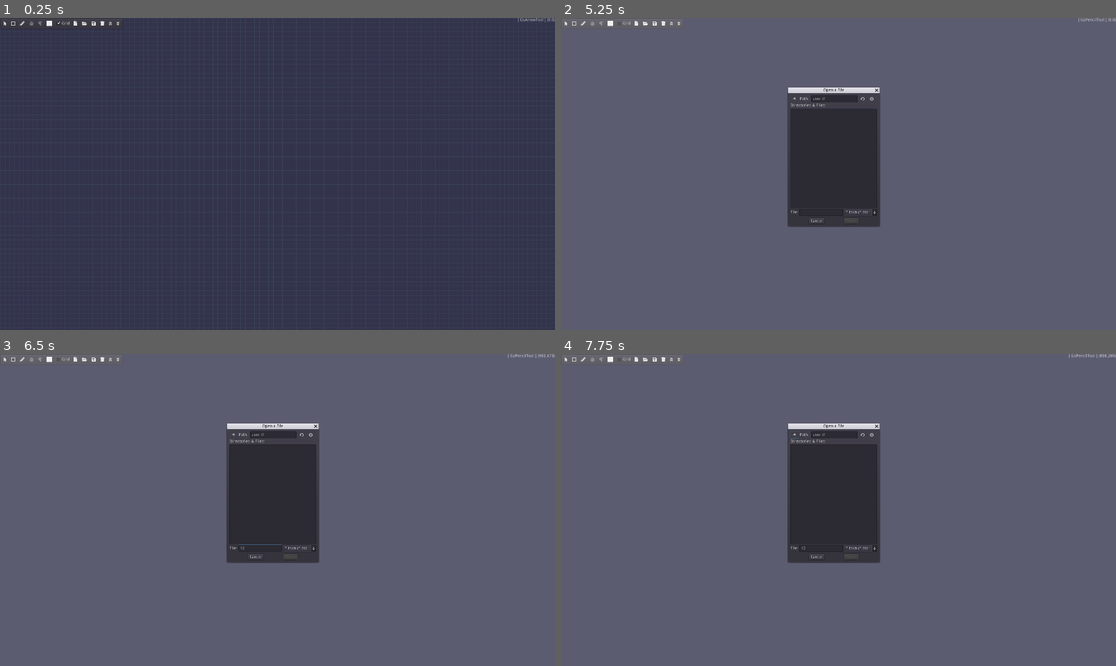
Above: before the commit, frames 1-4 (two rows, left to right).
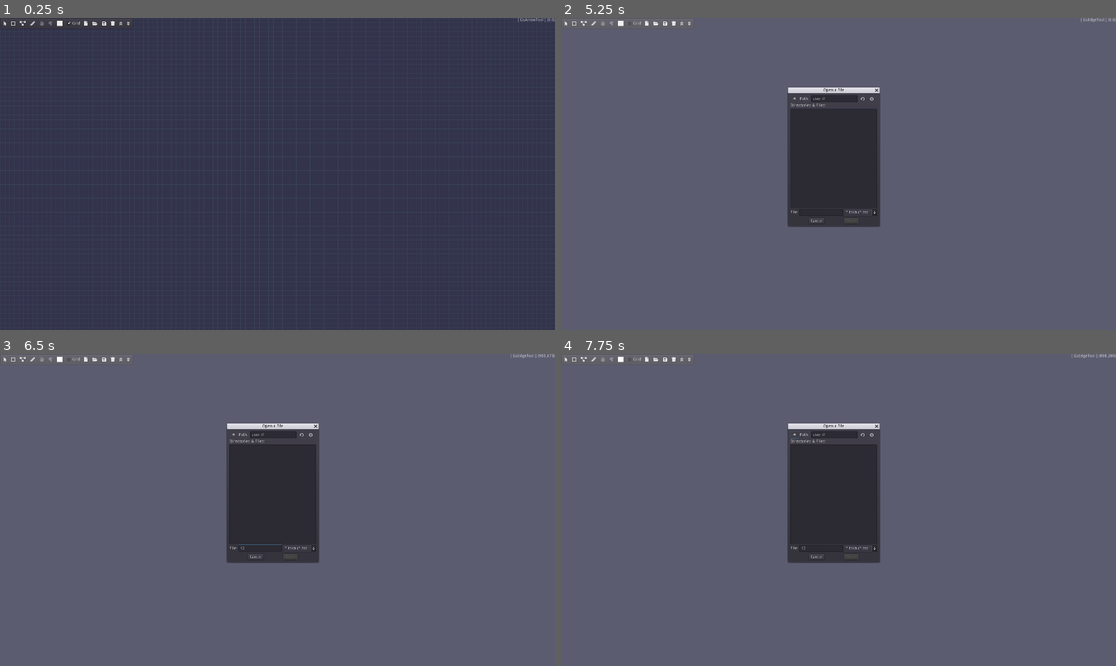
Above: after the commit, the same moments.

Repository: tangentstorm/fnarbmlyx
Game: Godot game, scene res://gslib/GsApp.tscn
The game is run twice, just before and just after one commit, with the same random seed, the same clock (stepped at 60 frames per second) and the same inputs.
Inputs (mouse positions are in pixels of both pictures, inside the frame that each line leads up to):
- Up to frame 1 (0.25 s): no input
- Up to frame 2 (5.25 s): click "" at 0.5 s; click "" at 1.25 s; click "" at 2 s; click (583, 24) at 2.75 s, where only the run after the commit has a clickable ""; click "Grid" at 3.5 s; click "" at 4.25 s; click "" at 5 s
- Up to frame 3 (6.5 s): click (260, 547) at 5.77 s; type "12" at 5.85 s
- Up to frame 4 (7.75 s): click (794, 435) at 6.5 s; click (794, 435) at 7.25 s

The runs differ from the first frame. In frame 1, 0.1% of the frame differs, in the area x 3-24%, y 0-3%; in frame 2, 0.2%; in frame 3, 0.2%, in the area x 3-95%, y 0-3%; in frame 4, 0.2%.

Commit message:
GsEdgeTool: GsLib.app.selected = [GsNode.new()] on click

Diff:
--- a/gslib/GsApp.gd
+++ b/gslib/GsApp.gd
@@ -5,6 +5,33 @@
 var current_fill_color : Color = Color.white setget _set_fill_color
 var current_line_color : Color = Color.black
 var current_text_color : Color = Color.black
+var selection : Array = [] setget _set_selection
+
+const SELECTANGLE_PADDING = Vector2(5,5)
+
+func _ready():
+	GsLib.app = self
+
+func _clear_selection():
+	for c in GsLib.mouse.current_sketch.get_children():
+		if c is GsBase: c.selected = false
+
+func _set_selection(nodes:Array):
+	_clear_selection(); selection = nodes
+	if nodes.empty(): $selection.visible = false
+	else:
+		var xy0 = Vector2.INF; var xy1 = -Vector2.INF
+		var fill = current_fill_color
+		for n in nodes:
+			n.selected = true
+			if n is GsNode: fill = n.fill_color # keeping the last one
+			var r : Rect2 = n.get_rect()
+			xy0.x = min(xy0.x, r.position.x); xy1.x = max(xy1.x, r.end.x)
+			xy0.y = min(xy0.y, r.position.y); xy1.y = max(xy1.y, r.end.y)
+		var s = $selection; s.visible = true
+		var padding = SELECTANGLE_PADDING if nodes.size() > 1 else Vector2.ZERO
+		s.rect_position = xy0 - padding; s.rect_size = (xy1 - xy0) + 2 * padding
+		self.current_fill_color = fill
 
 func _input(e):
 	if e is InputEventMouse and not ignore_mouse:
--- a/gslib/GsApp.tscn
+++ b/gslib/GsApp.tscn
@@ -13,6 +13,7 @@
 [ext_resource path="res://fonts/fa-regular-font.tres" type="DynamicFont" id=11]
 [ext_resource path="res://fonts/fa-solid-font.tres" type="DynamicFont" id=12]
 [ext_resource path="res://gslib/tools/GsSelectionDragHelper.gd" type="Script" id=13]
+[ext_resource path="res://gslib/tools/GsEdgeTool.gd" type="Script" id=14]
 
 [sub_resource type="ButtonGroup" id=1]
 
@@ -203,7 +204,7 @@
 [node name="hbox" type="HBoxContainer" parent="toolbar"]
 margin_left = 7.0
 margin_top = 7.0
-margin_right = 419.0
+margin_right = 455.0
 margin_bottom = 31.0
 __meta__ = {
 "_edit_use_anchors_": false
@@ -235,9 +236,22 @@
 }
 tool_script = ExtResource( 4 )
 
+[node name="build" type="ToolButton" parent="toolbar/hbox"]
+margin_left = 56.0
+margin_right = 88.0
+margin_bottom = 24.0
+hint_tooltip = "Node tool"
+custom_fonts/font = ExtResource( 12 )
+text = ""
+script = ExtResource( 9 )
+__meta__ = {
+"_edit_use_anchors_": false
+}
+tool_script = ExtResource( 14 )
+
 [node name="pencil" type="ToolButton" parent="toolbar/hbox"]
-margin_left = 56.0
-margin_right = 84.0
+margin_left = 92.0
+margin_right = 120.0
 margin_bottom = 24.0
 hint_tooltip = "Pencil tool"
 custom_fonts/font = ExtResource( 12 )
@@ -249,8 +263,8 @@
 tool_script = ExtResource( 3 )
 
 [node name="hand" type="ToolButton" parent="toolbar/hbox"]
-margin_left = 88.0
-margin_right = 114.0
+margin_left = 124.0
+margin_right = 150.0
 margin_bottom = 24.0
 hint_tooltip = "Hand tool"
 custom_fonts/font = ExtResource( 12 )
@@ -259,8 +273,8 @@
 script = ExtResource( 9 )
 
 [node name="text" type="ToolButton" parent="toolbar/hbox"]
-margin_left = 118.0
-margin_right = 144.0
+margin_left = 154.0
+margin_right = 180.0
 margin_bottom = 24.0
 custom_fonts/font = ExtResource( 12 )
 disabled = true
@@ -271,8 +285,8 @@
 }
 
 [node name="color" type="ColorPickerButton" parent="toolbar/hbox"]
-margin_left = 148.0
-margin_right = 179.0
+margin_left = 184.0
+margin_right = 215.0
 margin_bottom = 24.0
 hint_tooltip = "Fill  Color"
 size_flags_horizontal = 0
@@ -281,8 +295,8 @@
 color = Color( 0.933333, 0.933333, 0.933333, 1 )
 
 [node name="grid" type="CheckBox" parent="toolbar/hbox"]
-margin_left = 183.0
-margin_right = 238.0
+margin_left = 219.0
+margin_right = 274.0
 margin_bottom = 24.0
 pressed = true
 text = "Grid"
@@ -291,16 +305,16 @@
 }
 
 [node name="clear" type="Button" parent="toolbar/hbox"]
-margin_left = 242.0
-margin_right = 266.0
+margin_left = 278.0
+margin_right = 302.0
 margin_bottom = 24.0
 custom_fonts/font = ExtResource( 12 )
 text = ""
 flat = true
 
 [node name="load" type="Button" parent="toolbar/hbox"]
-margin_left = 270.0
-margin_right = 300.0
+margin_left = 306.0
+margin_right = 336.0
 margin_bottom = 24.0
 hint_tooltip = "Load"
 custom_fonts/font = ExtResource( 12 )
@@ -308,8 +322,8 @@
 flat = true
 
 [node name="save" type="Button" parent="toolbar/hbox"]
-margin_left = 304.0
-margin_right = 330.0
+margin_left = 340.0
+margin_right = 366.0
 margin_bottom = 24.0
 hint_tooltip = "Save"
 custom_fonts/font = ExtResource( 12 )
@@ -317,8 +331,8 @@
 flat = true
 
 [node name="delete" type="Button" parent="toolbar/hbox"]
-margin_left = 334.0
-margin_right = 360.0
+margin_left = 370.0
+margin_right = 396.0
 margin_bottom = 24.0
 hint_tooltip = "delete"
 custom_fonts/font = ExtResource( 12 )
@@ -326,8 +340,8 @@
 flat = true
 
 [node name="to_front" type="Button" parent="toolbar/hbox"]
-margin_left = 364.0
-margin_right = 386.0
+margin_left = 400.0
+margin_right = 422.0
 margin_bottom = 24.0
 hint_tooltip = "move to front"
 custom_fonts/font = ExtResource( 12 )
@@ -335,8 +349,8 @@
 flat = true
 
 [node name="to_back" type="Button" parent="toolbar/hbox"]
-margin_left = 390.0
-margin_right = 412.0
+margin_left = 426.0
+margin_right = 448.0
 margin_bottom = 24.0
 hint_tooltip = "move to back"
 custom_fonts/font = ExtResource( 12 )
--- /dev/null
+++ b/gslib/GsLib.gd
@@ -0,0 +1,17 @@
+extends Node
+func get_class_name(): return "GsLib"
+
+var app : GsApp
+var mouse : GsMouse
+
+func add_node(n:GsNode, select:bool=true)->GsNode:
+  n.set_owner(mouse.current_sketch)
+  mouse.current_sketch.add_child(n)
+  if select: app.selection = [n]
+  return n
+
+func add_rect(xy:Vector2, wh:Vector2=Vector2(32,32), fill_color=null, select:bool=true)->GsNode:
+  var n:GsNode = GsNode.new()
+  n.rect_position = xy; n.rect_size = wh; n.text = ''
+  n.fill_color = fill_color if fill_color else app.current_fill_color
+  return add_node(n, select)
--- a/gslib/GsMouse.gd
+++ b/gslib/GsMouse.gd
@@ -18,6 +18,9 @@
 onready var current_sketch = get_node(sketch_path)
 onready var selectangle = get_node(selectangle_path)
 onready var selection = get_node(selection_path)
+
+func _ready():
+	GsLib.mouse = self
 
 func set_tool_script(ts:Script):
 	if ts == null: ts = load('res://gs_tools/GsMouseTool.gd')
--- a/gslib/tools/GsArrowTool.gd
+++ b/gslib/tools/GsArrowTool.gd
@@ -1,4 +1,4 @@
-extends GsMouseTool
+class_name GsArrowTool extends GsMouseTool
 func get_class_name(): return "GsArrowTool"
 
 func _drag_start(mouse):
@@ -20,7 +20,6 @@
 		mouse.selectangle.visible = false
 		var csk = mouse.current_sketch
 		var rect = mouse.selectangle.get_rect()
-		var xy0 = Vector2.INF; var xy1 = -Vector2.INF
 		var selection = []
 
 		for c in csk.get_children():
@@ -29,35 +28,12 @@
 			if r.intersects(rect):
 				c.selected = true
 				selection.append(c)
-				xy0.x = min(xy0.x, r.position.x)
-				xy0.y = min(xy0.y, r.position.y)
-				xy1.x = max(xy1.x, r.end.x)
-				xy1.y = max(xy1.y, r.end.y)
 			else: c.selected = false
-
-		var s:Control = mouse.selection
-		if selection.size():
-			s.rect_position = xy0 - Vector2(5,5)
-			s.rect_size = (xy1 - xy0) + Vector2(10,10)
-			s.visible = true
-			for c in selection:
-				if c is GsNode:
-					$"/root/app".current_fill_color = c.fill_color
-					break
-		else: s.visible = false
+		GsLib.app.selection = selection
 
 func _click(mouse):
 	if mouse.subject == mouse.selection.get_node('drag_helper'):
 		return  # TODO: what should happen?
 	if mouse.subject is GsHandle: return
-	for c in mouse.current_sketch.get_children():
-		if c is GsBase: c.selected = false
-	if mouse.subject:
-		mouse.subject.selected = true
-		if mouse.subject is GsNode:
-			$"/root/app".current_fill_color = mouse.subject.fill_color
-		var s:Control = mouse.selection
-		s.rect_position = mouse.subject.rect_position - Vector2(5,5)
-		s.rect_size = mouse.subject.rect_size + Vector2(10,10)
-		s.visible = true
-	else: mouse.selection.visible = false
+	if mouse.subject: GsLib.app.selection = [mouse.subject]
+	else: GsLib.app.selection = []
--- /dev/null
+++ b/gslib/tools/GsEdgeTool.gd
@@ -0,0 +1,15 @@
+class_name GsEdgeTool extends GsArrowTool
+func get_class_name(): return "GsEdgeTool"
+
+var src
+var dst
+
+func _click(mouse):
+	if mouse.subject: pass
+	else:
+		src = GsLib.add_rect(mouse.position)
+		GsLib.app.selection = [src]
+
+func _drag_start(mouse):
+	if mouse.subject: src = mouse.subject
+	else: src = GsLib.add_rect(mouse.position)
--- a/project.godot
+++ b/project.godot
@@ -34,6 +34,11 @@
 "language": "GDScript",
 "path": "res://gslib/GsApp.gd"
 }, {
+"base": "GsMouseTool",
+"class": "GsArrowTool",
+"language": "GDScript",
+"path": "res://gslib/tools/GsArrowTool.gd"
+}, {
 "base": "Control",
 "class": "GsBase",
 "language": "GDScript",
@@ -43,6 +48,11 @@
 "class": "GsCurve",
 "language": "GDScript",
 "path": "res://gslib/GsCurve.gd"
+}, {
+"base": "GsArrowTool",
+"class": "GsEdgeTool",
+"language": "GDScript",
+"path": "res://gslib/tools/GsEdgeTool.gd"
 }, {
 "base": "GsBase",
 "class": "GsHandle",
@@ -100,8 +110,10 @@
 "BinaryTree": "",
 "Circle": "",
 "GsApp": "",
+"GsArrowTool": "",
 "GsBase": "",
 "GsCurve": "",
+"GsEdgeTool": "",
 "GsHandle": "",
 "GsMouse": "",
 "GsMouseTool": "",
@@ -125,6 +137,10 @@
 [audio]
 
 enable_audio_input=true
+
+[autoload]
+
+GsLib="*res://gslib/GsLib.gd"
 
 [display]
 
Not shown: 1 places in gslib/GsApp.tscn that only renumber resources
